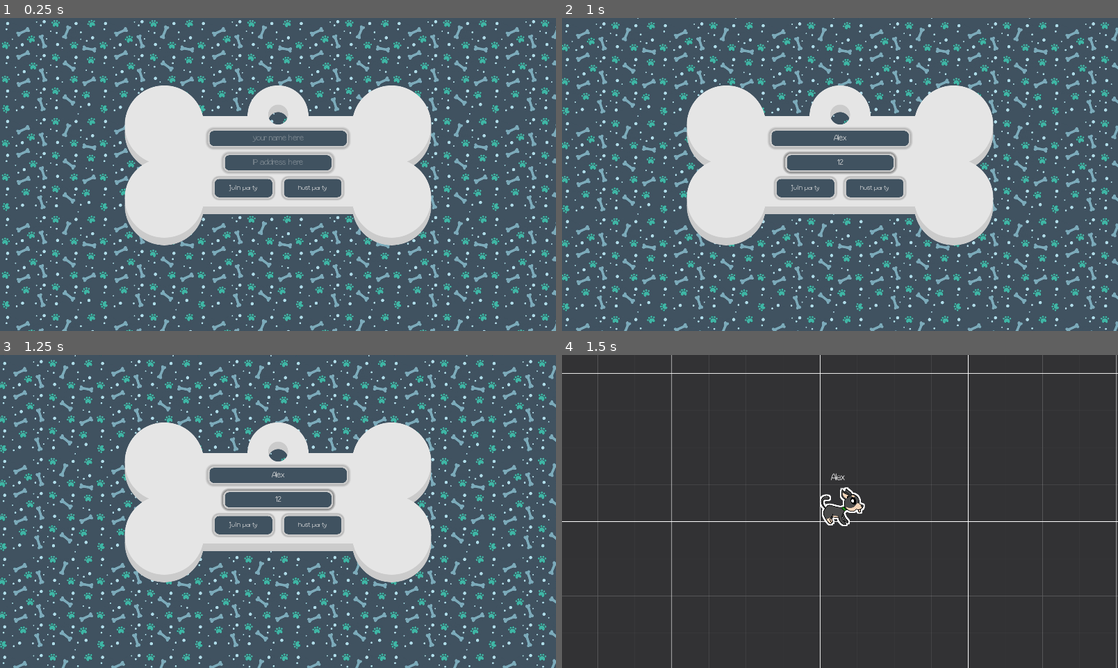
Above: before the commit, frames 1-4 (two rows, left to right).
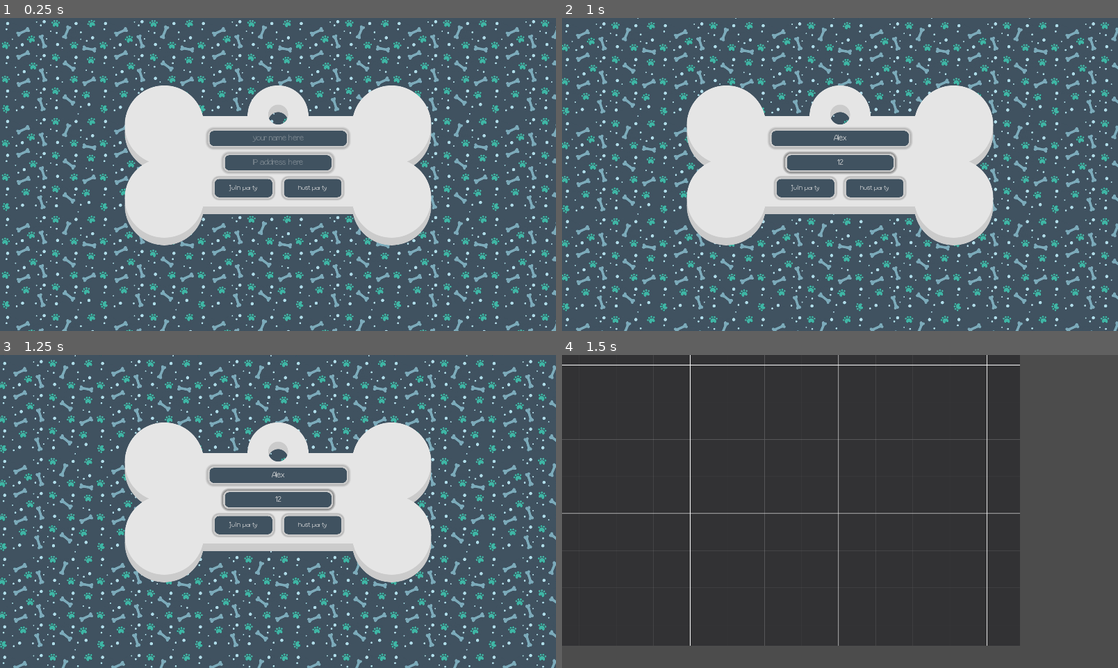
Above: after the commit, the same moments.

Repository: DamiPeddiUni/DogParty
Game: Godot game, scene res://Scenes/StartMenu.tscn
The game is run twice, just before and just after one commit, with the same random seed, the same clock (stepped at 60 frames per second) and the same inputs.
Inputs (mouse positions are in pixels of both pictures, inside the frame that each line leads up to):
- Up to frame 1 (0.25 s): no input
- Up to frame 2 (1 s): click (840, 136) at 0.52 s; type "Alex" at 0.6 s; click (840, 161) at 0.75 s; type "12" at 0.83 s
- Up to frame 3 (1.25 s): no input
- Up to frame 4 (1.5 s): click "join party" at 1.25 s

Frames 1-3 are identical in both runs. In frame 4, 25% of the frame differs, in the area x 0-100%, y 0-100%.

Commit message:
refactor and fix networking

Diff:
--- a/DogParty/Scripts/Game.gd
+++ b/DogParty/Scripts/Game.gd
@@ -2,19 +2,24 @@
 
 
 func _ready():
-
+	Network.start()
 	get_tree().connect('network_peer_disconnected', self, '_on_player_disconnected')
 	get_tree().connect('server_disconnected', self, '_on_server_disconnected')
 	get_tree().connect('connection_failed', self, '_on_connected_failed');
-
-	var new_player = preload('res://Prefab/Player.tscn').instance();
-	new_player.name = str(get_tree().get_network_unique_id());
-	new_player.set_network_master(get_tree().get_network_unique_id());
-	get_tree().get_root().add_child(new_player);
-	var mat = new_player.get_node("AnimatedSprite").get_material().duplicate(true)
-	new_player.get_node("AnimatedSprite").set_material(mat)
-	var info = Network.self_data;
-	new_player.init(info.name, info.position, false);
+	### I moved the following in Network.gd to avoid duplicating player instancing logic
+#	var new_player = preload('res://Prefab/Player.tscn').instance();
+#	new_player.name = str(get_tree().get_network_unique_id());
+#	new_player.set_network_master(get_tree().get_network_unique_id());
+#	get_tree().get_root().add_child(new_player);
+#	new_player.init(info.name, info.position, false);
+	### end ###
+	### I moved the following in _ready() of the player ###
+#	var mat = new_player.get_node("AnimatedSprite").get_material().duplicate(true)
+#	new_player.get_node("AnimatedSprite").set_material(mat)
+	### end ###
+	### I think it's useless (for now ;))
+#	var info = Network.self_data;
+	### end
 
 func _process(delta):
 	for peer_id in Network.players:
--- a/DogParty/Scripts/Network.gd
+++ b/DogParty/Scripts/Network.gd
@@ -4,55 +4,91 @@
 const DEFAULT_PORT = 8081;
 const MAX_PLAYERS = 4;
 
+# not sure it is really useful to keep track of player positions since
+# slaves will be updated almost immediately
 var players = {}
 var self_data = {
 	name = "",
 	position = Vector2(0, 0)
 }
+var host_IP
 
 onready var network = NetworkedMultiplayerENet;
 
 func _ready():
 	get_tree().connect("network_peer_disconnected", self, "_player_disconnect");
 
-func create_server(player_nickname):
-	self_data.name = player_nickname;
-	players[1] = self_data;
+	### this signal is useful !
+	get_tree().connect("network_peer_connected", self, "_player_connected");
+	### end
+
+func start():
+	if host_IP:
+		connect_to_server()
+	else:
+		create_server()
+
+func create_server():
+#	self_data.name = player_nickname;
 	var peer = network.new();
 	peer.create_server(DEFAULT_PORT, MAX_PLAYERS);
 	get_tree().set_network_peer(peer);
+	pop_player(1, self_data)
 
 
-func connect_to_server(player_nickname, host_ip):
-	self_data.name = player_nickname;
+func connect_to_server():
+#	self_data.name = player_nickname;
 	get_tree().connect("connected_to_server", self, "_connected_to_server");
 	var peer = network.new();
-	peer.create_client(host_ip, DEFAULT_PORT);
+	peer.create_client(host_IP, DEFAULT_PORT);
 	get_tree().set_network_peer(peer);
 
 
+
 func _connected_to_server():
-	players[get_tree().get_network_unique_id()] = self_data;
-	rpc('_send_player_info', get_tree().get_network_unique_id(), self_data)
+#	players[get_tree().get_network_unique_id()] = self_data;
+### I think it is better to manage sending info in the _player_connected callback
+### and not herer since it guarantees that infos are received by all peers
+#	rpc('_send_player_info', get_tree().get_network_unique_id(), self_data)
+### end
+### However you can pop yourself here !
+	pop_player(get_tree().get_network_unique_id(), self_data)
+### end
+
 
 func _player_connected(id):
 	print("Player connected: " + str(id));
-
+	### I send my infos to the player I connected with
+	### this is handful since this callback will be called for every peer
+	### to peer connection
+	pop_player(id)
+	rpc_id(id, "_send_player_info", get_tree().get_network_unique_id(), self_data)
+	### end
 
 func _player_disconnect(id):
 	print("Player disconnected: " + str(id));
 	players.erase(id);
+	### there might be more things to do here ? Don't know :-)
 
-remote func _send_player_info(id, info):
-	if get_tree().is_network_server():
-		for peer_id in players:
-			rpc_id(id, "_send_player_info", peer_id, players[peer_id]);
-	players[id] = info;
+func pop_player(id, info = null):
 	var new_player = load("res://Prefab/Player.tscn").instance();
 	new_player.name = str(id);
 	new_player.set_network_master(id);
 	get_tree().get_root().add_child(new_player);
-	new_player.init(info.name, info.position, true);
+	if info:
+		players[id] = info;
+		new_player.call_deferred("init", info.name, info.position, id != get_tree().get_network_unique_id());
+
+
+remote func _send_player_info(id, info):
+	players[id] = info;
+	get_node("/root/" + str(id)).init(info.name, info.position, true)
+	### that was a bit problematic and provoked errors for more than 4 players
+#	if get_tree().is_network_server():
+#		for peer_id in players:
+#			rpc_id(id, "_send_player_info", peer_id, players[peer_id]);
+	### end
 
 func update_position(id, position):
-	players[id].position = position;
+	if players.has(id):
+		players[id].position = position;
--- a/DogParty/Scripts/Player.gd
+++ b/DogParty/Scripts/Player.gd
@@ -3,38 +3,36 @@
 const MOVE_SPEED = 500;
 const MAX_HP = 100;
 
-slave var slave_position = Vector2();
-slave var slave_movement = Vector2();
+puppet var slave_position = Vector2();
+puppet var slave_movement = Vector2();
 
 var health_points = MAX_HP;
 
 var bite = load("res://Prefab/Bite.tscn");
 
-var is_connected_to_server = false;
-
 func init(name, pos, is_slave):
 	$nameLabel.text = name;
-	global_position = pos;
+	global_position = pos
 	print("instantiating player is_slave: " + str(is_slave));
 	if is_slave:
-		#mio
+		print('slave')
 		$Camera2D.current = false;
 		$AnimatedSprite.get_material().set_shader_param("outline_color", Color.red);
 	else:
 		$Camera2D.current = true;
+		print('not slave')
+		$AnimatedSprite.get_material().set_shader_param("outline_color", Color.white);
 
 
 
 
 func _ready():
-	get_tree().connect("connected_to_server", self, "_on_connected");
-	if get_tree().is_network_server():
-		is_connected_to_server = true;
+	### I added this from Game.gd ###
+	var mat = $AnimatedSprite.get_material().duplicate(true)
+	$AnimatedSprite.set_material(mat)
+	### end ###
 
 func _physics_process(delta):
-
-	if(!is_connected_to_server):
-		return;
 
 	var direction = Vector2();
 	if is_network_master():
@@ -77,6 +75,3 @@
 	if direction.x != 0:
 		$AnimatedSprite.flip_h = direction.x < 0;
 	move_and_collide(direction.normalized() * MOVE_SPEED * get_physics_process_delta_time());
-
-func _on_connected():
-	is_connected_to_server = true;
--- a/DogParty/Scripts/StartMenu.gd
+++ b/DogParty/Scripts/StartMenu.gd
@@ -14,14 +14,17 @@
 func _on_JoinButton_pressed():
 	if _player_name == "" || _host_IP == "":
 		return
-	Network.connect_to_server(_player_name, _host_IP);
+	Network.self_data.name = _player_name # just setting the player name for now
+	Network.host_IP = _host_IP;
 	_load_game();
 
 
 func _on_HostButton_pressed():
 	if _player_name == "":
 		return
-	Network.create_server(_player_name);
+	### I create the server and add dogs when everything is ready
+#	Network.create_server(_player_name);
+	Network.self_data.name = _player_name # just setting the player name for now
 	_load_game();
 
 func _load_game():
Not shown: 6 places in DogParty/Prefab/Player.tscn that only renumber resources
